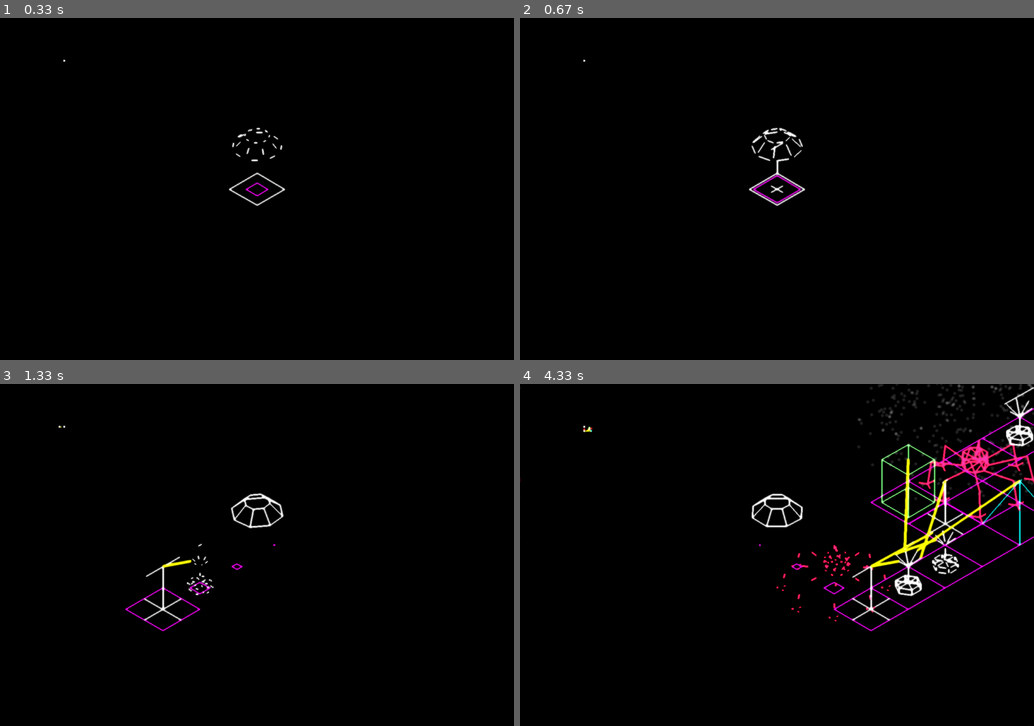
Above: before the commit, frames 1-4 (two rows, left to right).
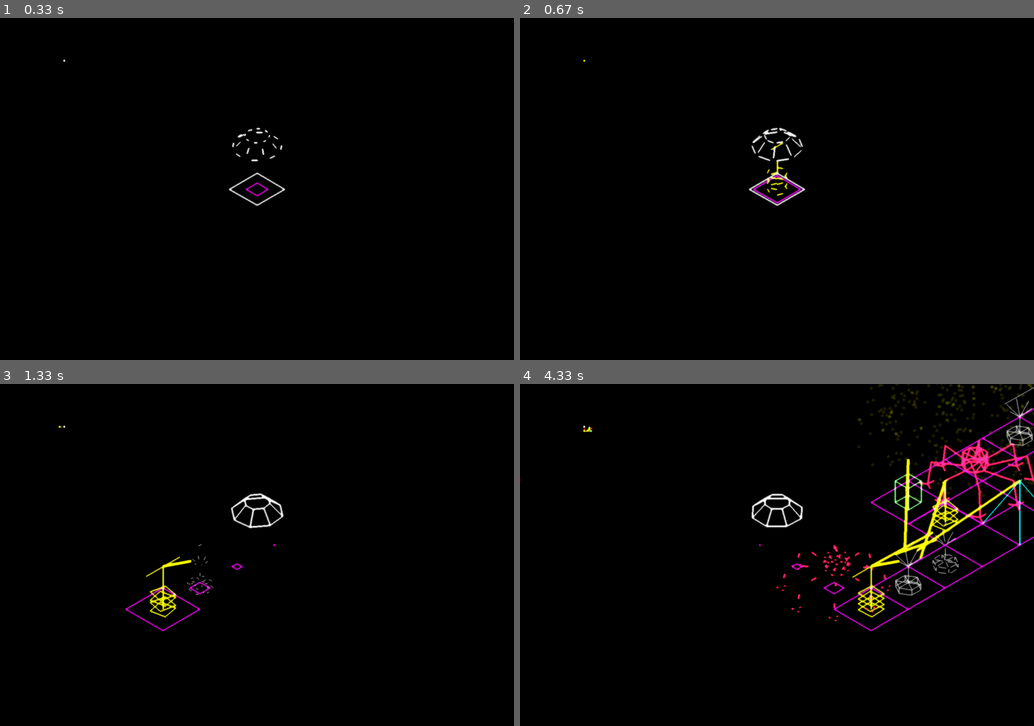
Above: after the commit, the same moments.

Repository: MathewKJ2048/pygame-jam-spring-2025
Game: pygame game, started from src/main.py
The game is run twice, just before and just after one commit, with the same random seed, the same clock (stepped at 60 frames per second) and the same inputs.
Inputs:
- Up to frame 1 (0.33 s): no input
- Up to frame 2 (0.67 s): tap E at 0.33 s
- Up to frame 3 (1.33 s): tap V at 0.67 s; hold Right from 1 s (still down); tap T at 1.15 s
- Up to frame 4 (4.33 s): release Right at 1.47 s; hold Up 1.5-1.8 s; hold W 1.5-1.8 s; tap B at 1.65, 4.15 s; hold Right 1.83-2.3 s; tap E at 1.98, 3.38 s; hold Left 2.33-2.87 s; tap T at 2.48, 3.72 s; tap V at 2.9 s; hold Down 3.23-3.53 s; hold S 3.23-3.53 s; hold Left 3.57-3.97 s; hold Up from 4 s (still down); hold W from 4 s (still down)

Frame 1 is identical in both runs. In frame 2, 0.2% of the frame differs, in the area x 12-53%, y 12-52%; in frame 3, 0.6%; in frame 4, 3.2%, in the area x 12-100%, y 0-70%.

Commit message:
bug types and explosions

Diff:
--- a/src/battery.py
+++ b/src/battery.py
@@ -9,6 +9,6 @@
 		n = 4
 		height = 1
 		base = [unit_vector3(i*math.pi*2/n + math.pi/4) for i in range(n)]
-		bottom = [b/2 for b in base]
-		top = [b/2+K3*height for b in base]
+		bottom = [b/4 for b in base]
+		top = [b/4+K3*height/2 for b in base]
 		return make_pair_list(top)+make_pair_list(bottom)+interweave(bottom,top)
--- a/src/bug.py
+++ b/src/bug.py
@@ -151,7 +151,7 @@
 	b.color = ()
 	b.health = Bug.MAX_HEALTH/2
 	b.speed = 2
-	b.color = (220,120,150)
+	b.color = (250,100,150)
 	return b
 
 def normal():
--- a/src/cannon.py
+++ b/src/cannon.py
@@ -13,6 +13,7 @@
 		self.aim_vector = I
 		self.target = None
 		self.last_fired_time = -100
+		self.PORTS = [Port(self,K3-K3)]
 
 	def evolve(self,dt):
 		super().evolve(dt)
@@ -57,6 +58,12 @@
 			return False
 		self.last_fired_time = self.time
 		return True
+
+	def get_particles():
+		k == self.get_k()
+		if self.target and k==1:
+			return explosion(10,self.target.r,5,2,K3-K3,0.2,darken(GREEN,0.1))
+
 
 	def get_firing_lines(self):
 		f = self.get_f()
--- a/src/conf.py
+++ b/src/conf.py
@@ -39,6 +39,8 @@
 construction_sound = pygame.mixer.Sound("./assets/construction.wav")
 destruction_sound = pygame.mixer.Sound("./assets/destruction.wav")
 laser_sound = pygame.mixer.Sound("./assets/laser.wav")
+laser_sound.set_volume(0.2)
+destruction_sound.set_volume(0.5)
 
 def play_sound(s):
 	global SFX
--- a/src/engine.py
+++ b/src/engine.py
@@ -6,4 +6,14 @@
 		super().__init__()
 		self.production_rate=1
 	def get_color(self):
-		return WHITE
+		return YELLOW
+	def get_width(self):
+		return 2
+	def get_lines(self):
+		n = 4
+		m = 4
+		bases = [[unit_vector3(math.pi*2*i/n + self.time*(-1)**j)/4+K3*j/(m*2) for i in range(n)] for j in range(m)]
+		answer = [(K3-K3,K3)]
+		for b in bases:
+			answer+=make_pair_list(b)
+		return answer
--- a/src/shader_code.py
+++ b/src/shader_code.py
@@ -28,6 +28,15 @@
 in vec2 uvs;
 out vec4 fragColor;
 
+float color_deviation(vec3 color)
+{
+	float m = (color.r+color.g+color.b)/3.0;
+	float diff_r = m-color.r;
+	float diff_g = m-color.g;
+	float diff_b = m-color.b;
+	float v = (diff_r*diff_r+diff_g*diff_g+diff_b*diff_b)/3;
+	return v;
+}
 
 void main() {
 
--- a/src/tower.py
+++ b/src/tower.py
@@ -10,6 +10,10 @@
 		base = [unit_vector3(i*2*math.pi/n) for i in range(n)]
 		tower_arm_tips = [b/4+3*K3/4 for b in base]
 		self.PORTS = [Port(self,t) for t in tower_arm_tips]
+
+	def get_color(self):
+		return (100,100,100)
+
 	def get_lines(self):
 		tower_base = K3/8
 		tower_top = K3/2
